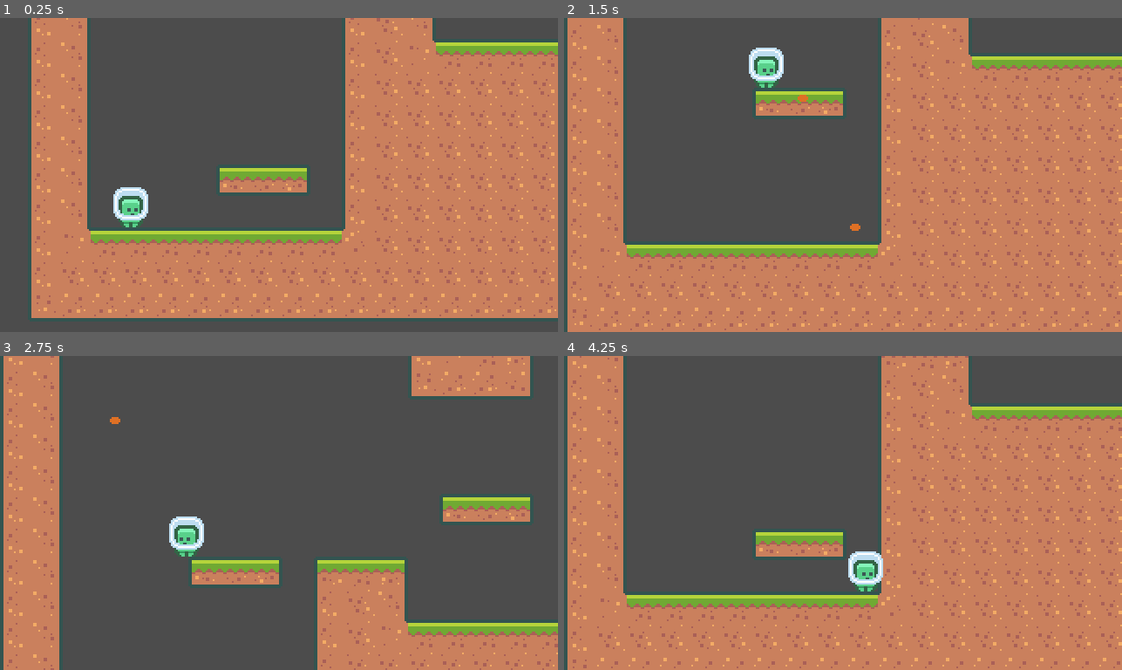
Above: before the commit, frames 1-4 (two rows, left to right).
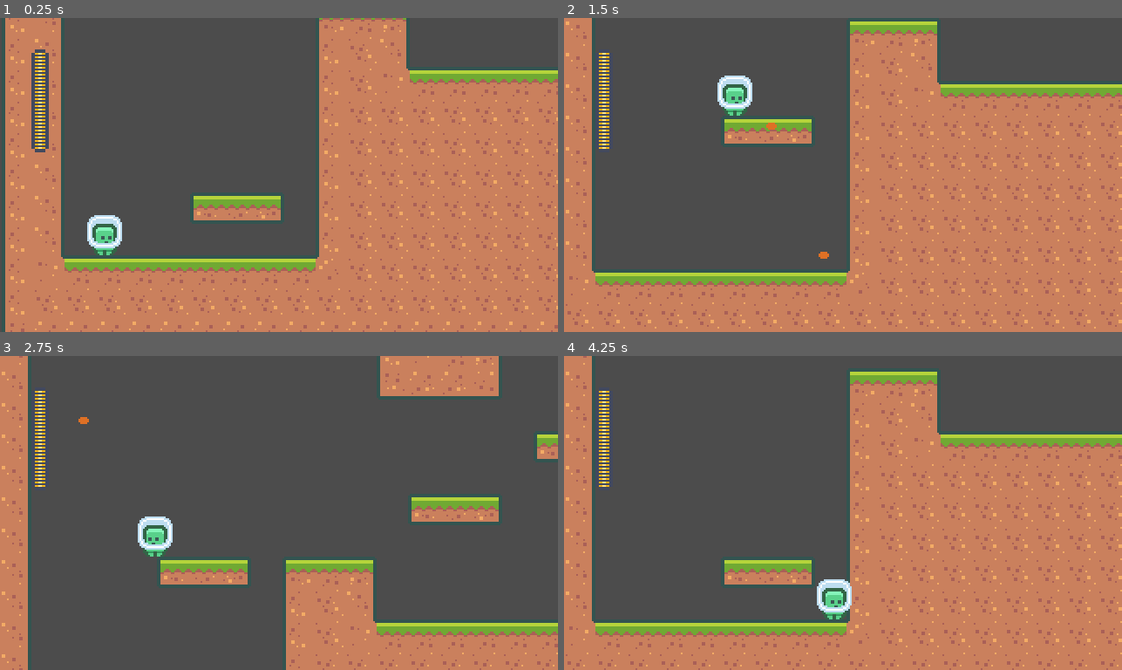
Above: after the commit, the same moments.

Repository: ultima-soul/chronogear-saga
Game: Godot game, scene res://src/World/ActionBlocks/SlowdownVerticalMovingPlatform.tscn
Same seed, same stepped clock (60 frames per second), same inputs: the game is played once before the commit and once after it. The project has no main scene, so this scene is started directly.
Inputs:
- Up to frame 1 (0.25 s): no input
- Up to frame 2 (1.5 s): hold Right (move_right) from 0.53 s (still down); tap Space (shoot) at 0.6, 1.35 s; tap Up (jump) at 0.77 s
- Up to frame 3 (2.75 s): tap Up (jump) at 1.52 s; release Right (move_right) at 2.03 s; hold Left (move_left) from 2.03 s (still down); tap Space (shoot) at 2.1 s
- Up to frame 4 (4.25 s): release Left (move_left) at 2.78 s; hold Right (move_right) from 2.78 s (still down); tap Space (shoot) at 2.85, 3.6 s; tap Up (jump) at 3.02, 3.77 s

The runs differ from the first frame. In frame 1, 38% of the frame differs, in the area x 0-100%, y 0-100%; in frame 2, 33%; in frame 3, 18%; in frame 4, 32%.

Commit message:
Add Health Bar with increasing animation

Diff:
--- a/src/Items/heart.gd
+++ b/src/Items/heart.gd
@@ -4,5 +4,5 @@
 
 
 func _on_Heart_body_entered(body: Node) -> void:
-	body.set_hit_points(body.hit_points + 1)
+	body.set_hit_points(body.hit_points + 4)
 	animation_player.play("Collected")
--- a/src/Player/camera.gd
+++ b/src/Player/camera.gd
@@ -5,7 +5,7 @@
 	var level: TileMap = get_tree().current_scene.get_node("TileMap")
 
 	var rectangle: Rect2 = level.get_used_rect()
-	limit_left = rectangle.position.x * level.cell_size.x
+	limit_left = (rectangle.position.x + 1) * level.cell_size.x
 	limit_right = rectangle.end.x * level.cell_size.x
 	limit_top = rectangle.position.y * level.cell_size.y
-	limit_bottom = rectangle.end.y * level.cell_size.y
+	limit_bottom = (rectangle.end.y - 1) * level.cell_size.y
--- a/src/Player/player.gd
+++ b/src/Player/player.gd
@@ -1,10 +1,11 @@
 class_name Player
 extends KinematicBody2D
 
+signal health_changed
 
 const TILE_PIXEL_SIZE: int = 18
 
-export var max_hit_points: int = 10
+export var max_hit_points: int = 28
 export var max_slowdown_points: int = 10
 export var max_slowdown_tick_count: int = 60
 export var Shot: PackedScene
@@ -31,6 +32,7 @@
 func _ready() -> void:
 	move_states.init(self)
 	action_states.init(self)
+	emit_signal("health_changed", hit_points, false)
 
 
 func _unhandled_input(event: InputEvent) -> void:
@@ -51,7 +53,10 @@
 
 
 func set_hit_points(new_points: int) -> void:
-	hit_points = new_points
+	# Increase occurs due to item only, otherwise hit points change because of damage
+	var item_used: bool = new_points > hit_points
+	hit_points = clamp(new_points, 0, max_hit_points)
+	emit_signal("health_changed", hit_points, item_used)
 	print(hit_points, " ", "HP left")
 
 
--- /dev/null
+++ b/src/UserInterface/HealthBar.tscn
@@ -0,0 +1,18 @@
+[gd_scene load_steps=5 format=2]
+
+[ext_resource path="res://assets/bar_progress.png" type="Texture" id=1]
+[ext_resource path="res://assets/bar_under.png" type="Texture" id=2]
+[ext_resource path="res://src/UserInterface/health_bar.gd" type="Script" id=3]
+[ext_resource path="res://assets/bar_over.png" type="Texture" id=4]
+
+[node name="HealthBar" type="TextureProgress"]
+pause_mode = 2
+margin_right = 10.0
+margin_bottom = 60.0
+max_value = 28.0
+texture_under = ExtResource( 2 )
+texture_over = ExtResource( 4 )
+texture_progress = ExtResource( 1 )
+texture_progress_offset = Vector2( 2, 1 )
+fill_mode = 3
+script = ExtResource( 3 )
--- /dev/null
+++ b/src/UserInterface/UserInterface.tscn
@@ -0,0 +1,13 @@
+[gd_scene load_steps=2 format=2]
+
+[ext_resource path="res://src/UserInterface/HealthBar.tscn" type="PackedScene" id=1]
+
+[node name="UserInterface" type="Control"]
+anchor_right = 1.0
+anchor_bottom = 1.0
+
+[node name="HealthBar" parent="." instance=ExtResource( 1 )]
+margin_left = 18.0
+margin_top = 18.0
+margin_right = 26.0
+margin_bottom = 74.0
--- /dev/null
+++ b/src/UserInterface/UserInterfaceLayer.tscn
@@ -0,0 +1,7 @@
+[gd_scene load_steps=2 format=2]
+
+[ext_resource path="res://src/UserInterface/UserInterface.tscn" type="PackedScene" id=1]
+
+[node name="UserInterfaceLayer" type="CanvasLayer"]
+
+[node name="UserInterface" parent="." instance=ExtResource( 1 )]
--- /dev/null
+++ b/src/UserInterface/health_bar.gd
@@ -0,0 +1,47 @@
+extends TextureProgress
+
+export var max_tick_count: int = 5
+
+var hit_points_diff: int = 0
+var hit_points_changed: int = 0
+var tick_count: int = max_tick_count
+var do_animation: bool = false
+
+
+func _ready() -> void:
+	var player: Player = get_tree().current_scene.get_node("Player")
+	player.connect("health_changed", self, "update_health_bar")
+
+
+func update_health_bar(hit_points: int, item_used: bool) -> void:
+	if item_used:
+		do_animation = true
+		tick_count = max_tick_count
+		get_tree().paused = true
+		hit_points_diff = hit_points - value
+		hit_points_changed = 0
+		return
+
+	value = hit_points
+
+
+func _process(delta: float) -> void:
+	if not do_animation:
+		return
+
+	tick_count -= 1
+
+	if tick_count > 0:
+		return
+
+	tick_count = max_tick_count
+
+	if hit_points_changed < hit_points_diff:
+		value += 1
+		hit_points_changed += 1
+		return
+
+	do_animation = false
+	hit_points_diff = 0
+	hit_points_changed = 0
+	get_tree().paused = false
--- a/src/World/ActionBlocks/SlowdownVerticalMovingPlatform.tscn
+++ b/src/World/ActionBlocks/SlowdownVerticalMovingPlatform.tscn
@@ -1,9 +1,11 @@
-[gd_scene load_steps=16 format=2]
+[gd_scene load_steps=15 format=2]
 
 [ext_resource path="res://src/World/TileMap.tscn" type="PackedScene" id=1]
 [ext_resource path="res://src/Player/Player.tscn" type="PackedScene" id=2]
 [ext_resource path="res://src/Enemy/PushBeetle.tscn" type="PackedScene" id=3]
 [ext_resource path="res://src/World/MovingPlatform.tscn" type="PackedScene" id=4]
+[ext_resource path="res://src/UserInterface/UserInterfaceLayer.tscn" type="PackedScene" id=5]
+[ext_resource path="res://src/Items/Heart.tscn" type="PackedScene" id=6]
 
 [sub_resource type="Curve2D" id=1]
 _data = {
@@ -12,12 +14,12 @@
 
 [sub_resource type="Curve2D" id=2]
 _data = {
-"points": PoolVector2Array( 0, 0, 0, 0, 0, -18, 0, 0, 0, 0, 0, 288 )
+"points": PoolVector2Array( 0, 0, 0, 0, 0, 0, 0, 0, 0, 0, 0, 306 )
 }
 
 [sub_resource type="Curve2D" id=3]
 _data = {
-"points": PoolVector2Array( 0, 0, 0, 0, 0, 18, 0, 0, 0, 0, 0, 288 )
+"points": PoolVector2Array( 0, 0, 0, 0, 0, 0, 0, 0, 0, 0, 0, 270 )
 }
 
 [sub_resource type="Animation" id=4]
@@ -37,24 +39,9 @@
 "values": [ 0.0, 0.0, 1.0, 1.0 ]
 }
 
-[sub_resource type="Animation" id=5]
-length = 0.001
-tracks/0/type = "value"
-tracks/0/path = NodePath("Path2D/PathFollow2D:unit_offset")
-tracks/0/interp = 1
-tracks/0/loop_wrap = true
-tracks/0/imported = false
-tracks/0/enabled = true
-tracks/0/keys = {
-"times": PoolRealArray( 0 ),
-"transitions": PoolRealArray( 1 ),
-"update": 0,
-"values": [ 1.0 ]
-}
-
 [sub_resource type="Curve2D" id=6]
 _data = {
-"points": PoolVector2Array( 0, 0, 0, 0, 0, 441, 0, 0, 0, 0, 0, 288 )
+"points": PoolVector2Array( 0, 0, 0, 0, 0, 0, 0, 0, 0, 0, 0, -153 )
 }
 
 [sub_resource type="Animation" id=7]
@@ -72,21 +59,6 @@
 "transitions": PoolRealArray( 1, 1, 1, 1 ),
 "update": 0,
 "values": [ 0.0, 0.0, 1.0, 1.0 ]
-}
-
-[sub_resource type="Animation" id=8]
-length = 0.001
-tracks/0/type = "value"
-tracks/0/path = NodePath("Path2D/PathFollow2D:unit_offset")
-tracks/0/interp = 1
-tracks/0/loop_wrap = true
-tracks/0/imported = false
-tracks/0/enabled = true
-tracks/0/keys = {
-"times": PoolRealArray( 0 ),
-"transitions": PoolRealArray( 1 ),
-"update": 0,
-"values": [ 1.0 ]
 }
 
 [sub_resource type="Curve2D" id=9]
@@ -111,22 +83,9 @@
 "values": [ 0.0, 0.0, 1.0, 1.0 ]
 }
 
-[sub_resource type="Animation" id=11]
-length = 0.001
-tracks/0/type = "value"
-tracks/0/path = NodePath("Path2D/PathFollow2D:unit_offset")
-tracks/0/interp = 1
-tracks/0/loop_wrap = true
-tracks/0/imported = false
-tracks/0/enabled = true
-tracks/0/keys = {
-"times": PoolRealArray( 0 ),
-"transitions": PoolRealArray( 1 ),
-"update": 0,
-"values": [ 1.0 ]
-}
+[node name="LevelNoPits" type="Node2D"]
 
-[node name="LevelNoPits" type="Node2D"]
+[node name="UserInterfaceLayer" parent="." instance=ExtResource( 5 )]
 
 [node name="TileMap" parent="." instance=ExtResource( 1 )]
 tile_data = PoolIntArray( -983041, 0, 65537, -1048576, 0, 65539, -1048542, 0, 65537, -1048541, 0, 65538, -1048540, 0, 6 …(13485 unchanged characters)…
@@ -136,6 +95,9 @@
 
 [node name="MovingPlatform" parent="." instance=ExtResource( 4 )]
 position = Vector2( 117, 117 )
+
+[node name="KinematicBody2D" parent="MovingPlatform" index="0"]
+position = Vector2( 0, -108 )
 
 [node name="Path2D" parent="MovingPlatform" index="1"]
 curve = SubResource( 1 )
@@ -148,73 +110,48 @@
 playback_speed = 0.5
 
 [node name="MovingPlatform2" parent="." instance=ExtResource( 4 )]
-position = Vector2( 531, -171 )
-
-[node name="KinematicBody2D" parent="MovingPlatform2" index="0"]
-position = Vector2( 0, -18 )
+position = Vector2( 531, -189 )
 
 [node name="Path2D" parent="MovingPlatform2" index="1"]
 curve = SubResource( 2 )
-
-[node name="PathFollow2D" parent="MovingPlatform2/Path2D" index="0"]
-position = Vector2( 0, 288 )
-offset = 306.324
 
 [node name="AnimationPlayer" parent="MovingPlatform2" index="2"]
 playback_speed = 0.25
 
 [node name="MovingPlatform3" parent="." instance=ExtResource( 4 )]
-position = Vector2( 855, -171 )
-
-[node name="KinematicBody2D" parent="MovingPlatform3" index="0"]
-position = Vector2( 0, 18 )
+position = Vector2( 855, -153 )
 
 [node name="Path2D" parent="MovingPlatform3" index="1"]
 curve = SubResource( 3 )
 
-[node name="PathFollow2D" parent="MovingPlatform3/Path2D" index="0"]
-position = Vector2( 0, 288 )
-offset = 270.093
-
 [node name="AnimationPlayer" parent="MovingPlatform3" index="2"]
 playback_speed = 0.75
 anims/Bounce = SubResource( 4 )
-anims/RESET = SubResource( 5 )
 
 [node name="MovingPlatform4" parent="." instance=ExtResource( 4 )]
-position = Vector2( 963, -531 )
-
-[node name="KinematicBody2D" parent="MovingPlatform4" index="0"]
-position = Vector2( 0, 441 )
+position = Vector2( 963, -90 )
 
 [node name="Path2D" parent="MovingPlatform4" index="1"]
 curve = SubResource( 6 )
 
-[node name="PathFollow2D" parent="MovingPlatform4/Path2D" index="0"]
-position = Vector2( 0, 288 )
-offset = 152.923
-
 [node name="AnimationPlayer" parent="MovingPlatform4" index="2"]
 anims/Bounce = SubResource( 7 )
-anims/RESET = SubResource( 8 )
 
 [node name="MovingPlatform5" parent="." instance=ExtResource( 4 )]
 position = Vector2( 1053, -486 )
 
 [node name="KinematicBody2D" parent="MovingPlatform5" index="0"]
-position = Vector2( 0, 603 )
+position = Vector2( 0, 441 )
 
 [node name="Path2D" parent="MovingPlatform5" index="1"]
 curve = SubResource( 9 )
 
 [node name="PathFollow2D" parent="MovingPlatform5/Path2D" index="0"]
-position = Vector2( 0, 603 )
-offset = 161.999
+position = Vector2( 0, 441 )
 
 [node name="AnimationPlayer" parent="MovingPlatform5" index="2"]
 playback_speed = 0.5
 anims/Bounce = SubResource( 10 )
-anims/RESET = SubResource( 11 )
 
 [node name="PushBeetle" parent="." instance=ExtResource( 3 )]
 position = Vector2( 765, 36 )
@@ -224,6 +161,9 @@
 position = Vector2( 1125, -162 )
 detecting_edge = true
 
+[node name="Heart" parent="." instance=ExtResource( 6 )]
+position = Vector2( 1161, 54 )
+
 [editable path="MovingPlatform"]
 [editable path="MovingPlatform2"]
 [editable path="MovingPlatform3"]
--- a/src/World/MovingPlatform.tscn
+++ b/src/World/MovingPlatform.tscn
@@ -21,21 +21,6 @@
 "transitions": PoolRealArray( 1, 1, 1, 1 ),
 "update": 0,
 "values": [ 0.0, 0.0, 1.0, 1.0 ]
-}
-
-[sub_resource type="Animation" id=4]
-length = 0.001
-tracks/0/type = "value"
-tracks/0/path = NodePath("Path2D/PathFollow2D:unit_offset")
-tracks/0/interp = 1
-tracks/0/loop_wrap = true
-tracks/0/imported = false
-tracks/0/enabled = true
-tracks/0/keys = {
-"times": PoolRealArray( 0 ),
-"transitions": PoolRealArray( 1 ),
-"update": 0,
-"values": [ 1.0 ]
 }
 
 [node name="MovingPlatform" type="Node2D" groups=["WorldObjects"]]
@@ -66,4 +51,3 @@
 autoplay = "Bounce"
 playback_process_mode = 0
 anims/Bounce = SubResource( 3 )
-anims/RESET = SubResource( 4 )
Binary file added: assets/bar_over.png
Not shown, added: assets/bar_over.png.import
Binary file added: assets/bar_progress.png
Not shown, added: assets/bar_progress.png.import
Binary file added: assets/bar_under.png
Not shown, added: assets/bar_under.png.import
Not shown: 1 places in src/World/MovingPlatform.tscn that only renumber resources
